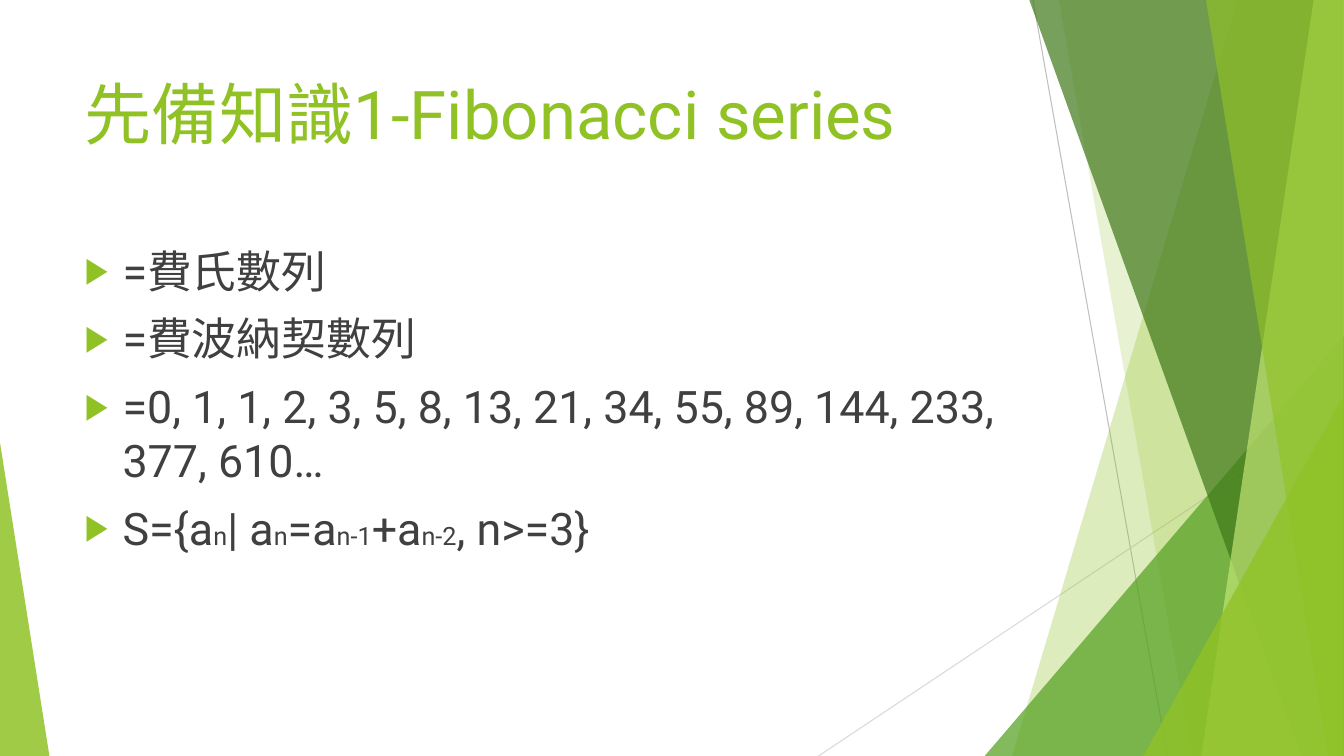
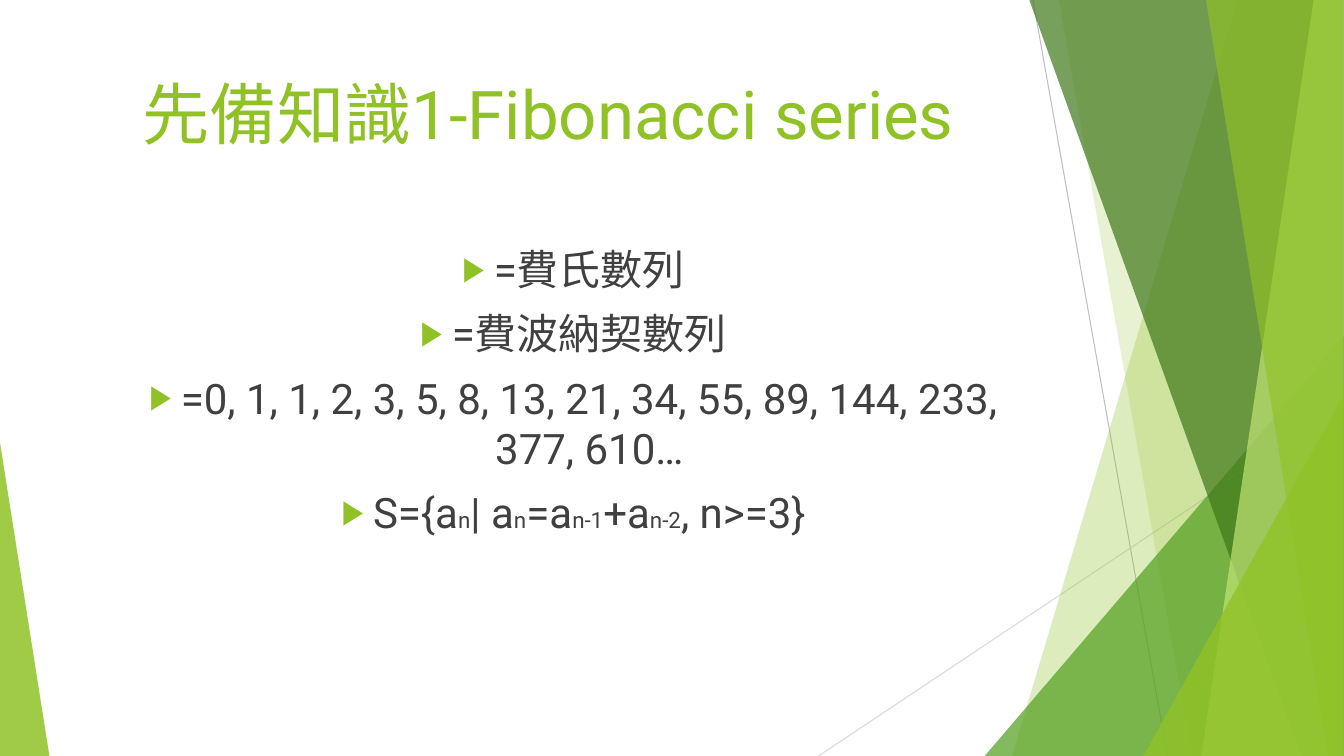
Before and after one commit to googleak28282/-, a slide deck: slide 5 of 二維線段樹.pptx. Drawn at 1344x756 pixels with LibreOffice and Linux fonts; fonts in the diff are those of the drawing. Boxes give left, top, right and bottom in pixels: in the first picture for what was removed or moved away, otherwise in the second. Text is boxed around its words. In the diff, an @@ line names an element or a change of style, - is before the commit and + after.

```diff
--- a/二維線段樹.pptx
+++ b/二維線段樹.pptx
@@ title "先備知識1-Fibonacci series" at (143, 82, 954, 145): alignment left to centre @@
@@ text "=費氏數列" at (181, 249, 997, 536): size 32 to 30 pt; size 18 to 16 pt in "S={an| an=an-1+an-2,"; alignment left to centre; list level 1 to 2 in "=費氏數列"; list level 1 to 2 in "=費波納契數列"; list level 1 to 2 in "=0, 1, 1, 2, 3, ..."; list level 1 to 2 in "S={an| an=an-1+an-2, n>=3}" @@
```
Also in this commit, not shown: 10 other slides changed, 1 slide added, 1 slide removed, 2 other files.
